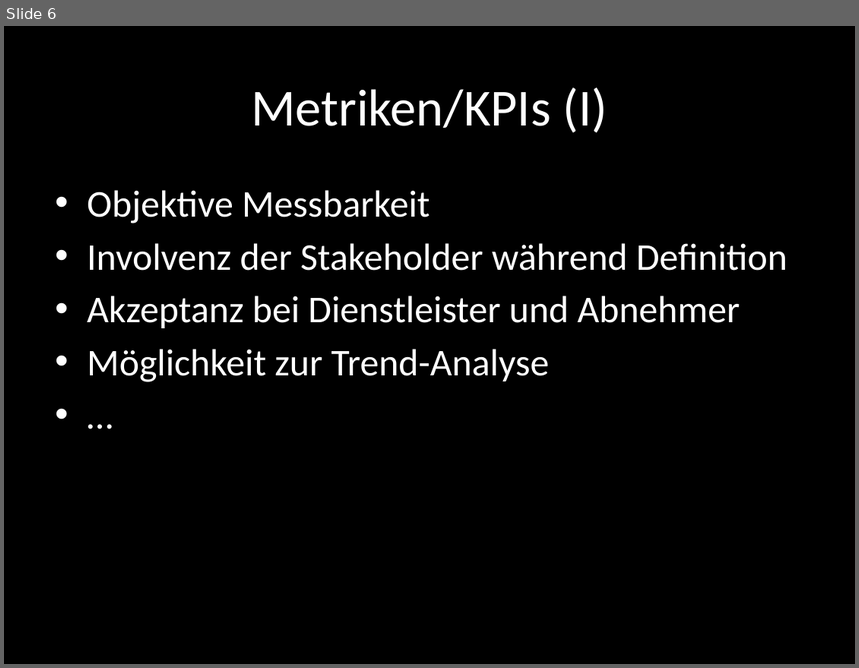
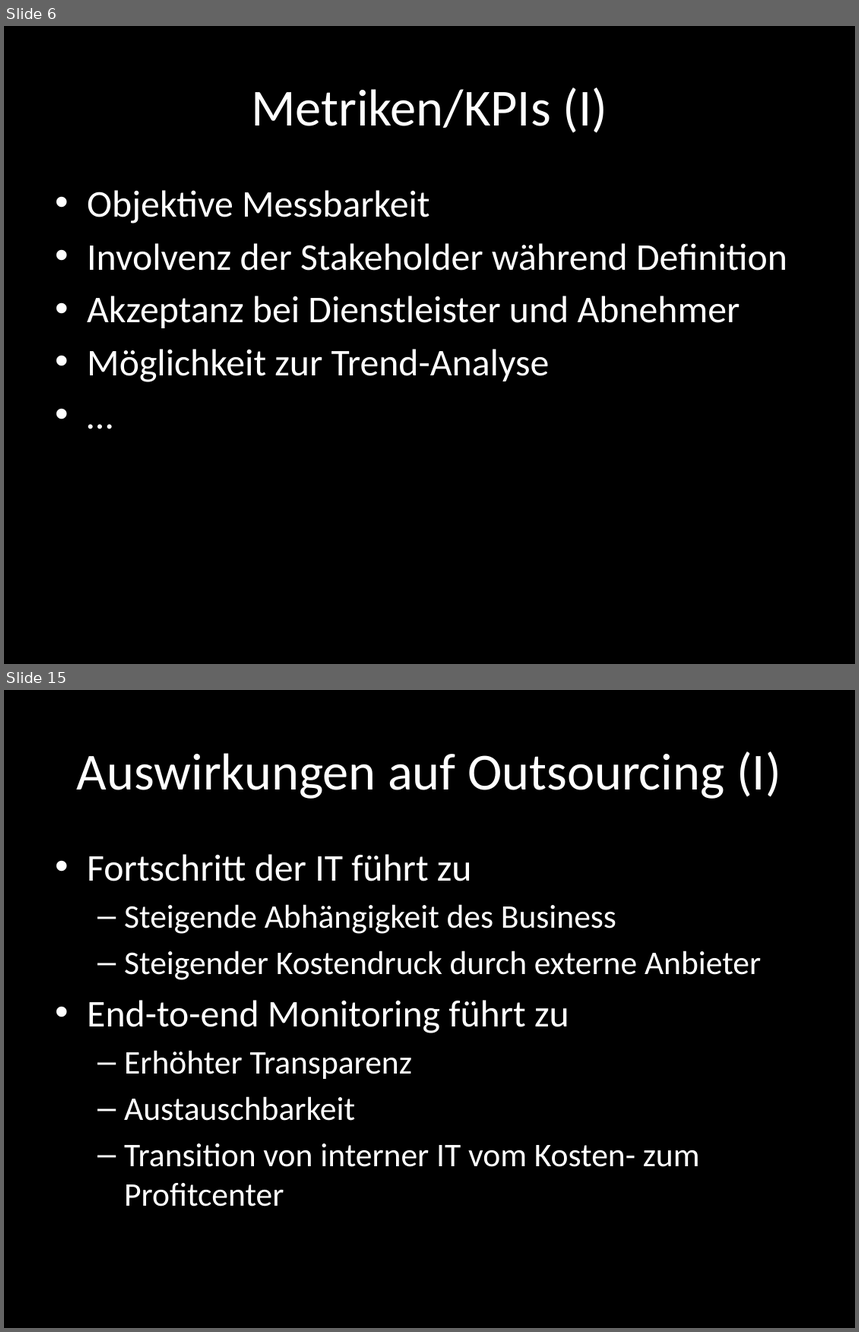
Before and after one commit to foyan/E2E, a slide deck: End-to-end Monitoring.pptx. Shown one above the other, each under a label of ours: slide 6 before the commit, slides 6 and 15 after it; the slides between them are not shown. The pictures are 859x668 and 859x1332 pixels, drawn with LibreOffice and Linux fonts; fonts in the diff are those of the drawing. Boxes give left, top, right and bottom in pixels: in the first picture for what was removed or moved away, otherwise in the second. Text is boxed around its words. In the diff, an @@ line names an element or a change of style, - is before the commit and + after.

```diff
--- a/End-to-end Monitoring.pptx
+++ b/End-to-end Monitoring.pptx
@@ slide 15 added at bbox=[4, 690, 855, 1328], background #000000 @@
@@ title added at bbox=[77, 752, 781, 799], 44 pt, text #FFFFFF @@
+Auswirkungen auf Outsourcing (I)
@@ text added at bbox=[87, 854, 761, 1207], 28 pt, text #FFFFFF @@
+• Fortschritt der IT führt zu
+  – Steigende Abhängigkeit des Business
+  – Steigender Kostendruck durch externe Anbieter
+• End-to-end Monitoring führt zu
+  – Erhöhter Transparenz
+  – Austauschbarkeit
+  – Transition von interner IT vom Kosten- zum Profitcenter
```
Also in this commit, not shown: 1 slide changed, 12 other slides added, 1 slide removed, 2 other files.
